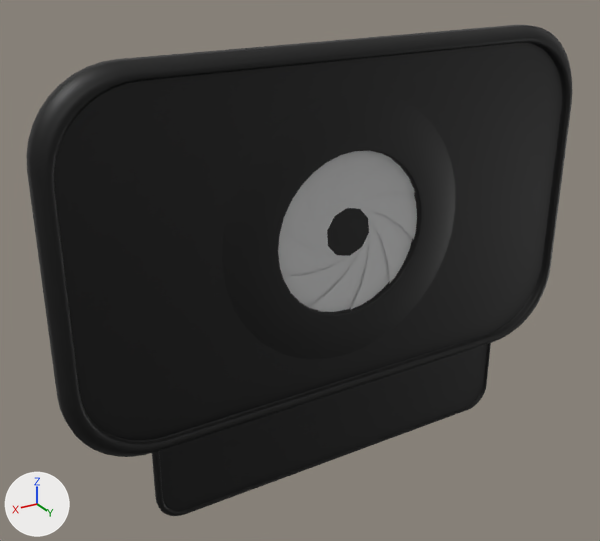
An edit to the FBX model Basis/Packages/com.basis.sdk/Prefabs/UI/Camera Prefab/BasisCamera.fbx, drawn before and after from the same camera.
One viewpoint serves both versions: a camera (50 mm lens) standing at (1.355, 1.998, 0.896) and looking at (0.116, -0.067, -0.137). Lighting does not change. The marker at lower left points along +X, +Y and +Z.

Objects in the first picture: 'Camera'.
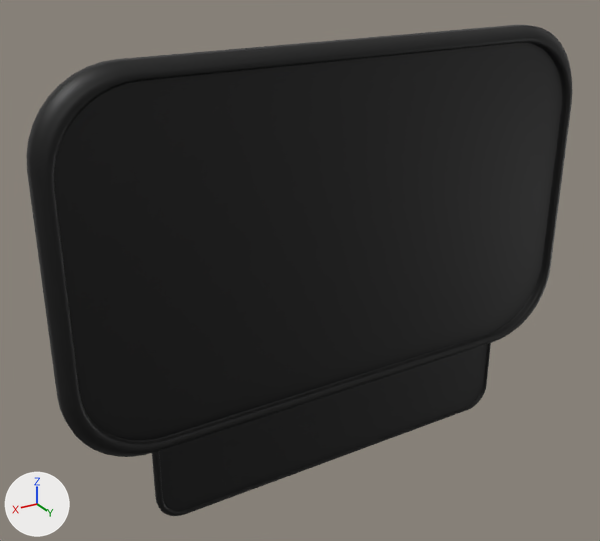
Where the change shows, as pixel boxes [x1, y1, x2, y2] in the pictures (600 x 541 px):
part 1 of me_cube, deleted
    before: [222, 92, 455, 359]

The change in detail:
me_cube is used by ob_camera; location (0.0, 0.0, -0.001).
me_cube had 1010 vertices, 745 faces and spanned x -0.92..0.92, y -0.05..0.05, z -0.84..0.57.
me_cube now has 680 vertices, 606 faces and spans x -0.92..0.92, y -0.05..0.05, z -0.84..0.57.
me_cube part 1: 11 loose pieces with 330 vertices, spanning x -0.43..0.43, y 0.02..0.05, z -0.43..0.43, are deleted.
